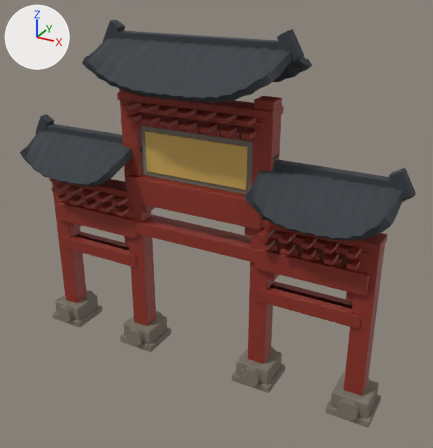
Renders of the glTF model whale-frontend/platform-apps/whale-showcase/public/assets/paifang.glb from each side of a commit.
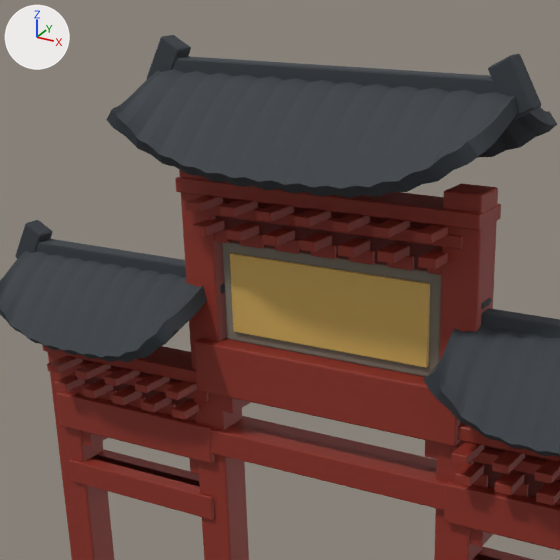
Each version appears first whole from a camera (50 mm lens) standing at (6.08, -10.22, 8.64) and looking at (0.41, 0.08, 3.49), and next in a close-up on the part from 6% to 72% of the width and 0% to 64% of the height. Arrows for +X, +Y and +Z are at upper left; the lights stay in place. The older version's two pictures come first. Vertices at exactly the same position are counted once.

The older version as bpy lines, for what is in view:
```python
me_cube = bpy.data.meshes.new('Cube')
me_cube.from_pydata(...)  # 9531 vertices, 18480 faces; spans x -0.64..8.14, y -1.06..1.06, z -1.95..5.58
# faces by material slot: [5732, 1324, 648, 108, 10668]
me_cube.materials.append(mat_lacquer)  # red #8e2f22
me_cube.materials.append(mat_stonedark)  # brown #7c7568
me_cube.materials.append(mat_lacquerdark)  # dark red #5c1d15
me_cube.materials.append(mat_gold)  # orange #d9b25e
me_cube.materials.append(mat_tile)  # dark grey #343a40
ob_paifang = bpy.data.objects.new('paifang', me_cube)
ob_paifang.location = (-3.75, 0.0, 1.95)
```
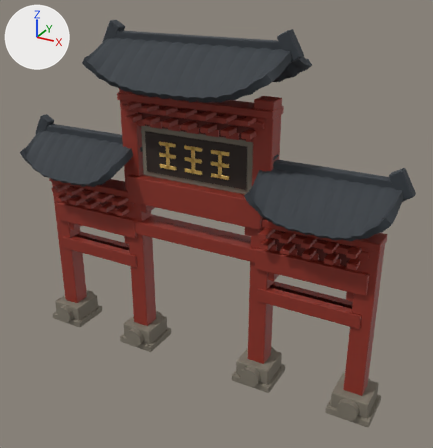
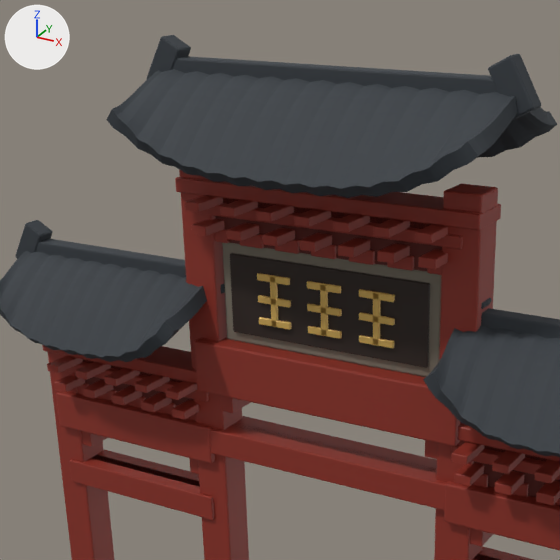
Location of each change, [x1, y1, x2, y2] in pixels of the close-ups (560 x 560 px):
part 1 of me_cube, added
    after: [257, 273, 290, 285]
part 2 of me_cube, added
    after: [258, 295, 291, 308]
part 3 of me_cube, added
    after: [259, 317, 292, 330]
part 4 of me_cube, added
    after: [307, 281, 341, 294]
part 5 of me_cube, added
    after: [307, 303, 342, 316]
part 6 of me_cube, added
    after: [308, 326, 342, 339]
part 7 of me_cube, added
    after: [359, 289, 395, 302]
part 8 of me_cube, added
    after: [359, 312, 395, 326]
part 9 of me_cube, added
    after: [359, 335, 394, 348]
part 10 of me_cube, added
    after: [270, 278, 279, 327]
part 11 of me_cube, added
    after: [320, 285, 328, 336]
part 12 of me_cube, added
    after: [373, 293, 381, 345]
part 13 of me_cube, recoloured (orange to black)
    both: [230, 253, 430, 368]

Edits to the bpy script that builds the scene:
```text
Add mat_plaqueboard:
    mat_plaqueboard = principled_material('plaqueBoard')
    mat_plaqueboard.base_color = (0.0242, 0.0137, 0.00972)  # black #2b1f19
    mat_plaqueboard.roughness = 0.68
Change me_cube:
    remove me_cube.from_pydata(...)  # 9531 vertices, 18480 faces; spans x -0.64..8.14, y -1.06..1.06, z -1.95..5.58
    add me_cube.from_pydata(...)  # 10107 vertices, 19536 faces; spans x -0.64..8.14, y -1.06..1.06, z -1.95..5.58
    me_cube part 1: the loose piece of 24 vertices spanning x 2.77..2.95, y -0.47..0.47, z 3.66..3.76 is copied, and the copy is scaled about its middle by (2.26, 0.0343, 0.719), then moved by (0.27, -0.16, -0.5), in mat_gold (orange #d9b25e); it spans x 2.93..3.33, y -0.17..-0.14, z 3.17..3.24
    me_cube part 2: the loose piece of 24 vertices spanning x 2.96..3.09, y -0.13..0.13, z 3.94..4.02 is copied, and the copy is scaled about its middle by (3.18, 0.127, 0.915), then moved by (0.11, -0.16, -1.02), in mat_gold (orange #d9b25e); it spans x 2.93..3.33, y -0.17..-0.14, z 2.92..3.0
    me_cube part 3: the loose piece of 24 vertices spanning x 2.96..3.09, y -0.13..0.13, z 3.94..4.02 is copied, and the copy is scaled about its middle by (3.18, 0.127, 0.915), then moved by (0.11, -0.16, -1.26), in mat_gold (orange #d9b25e); it spans x 2.93..3.33, y -0.17..-0.14, z 2.68..2.75
    me_cube part 4: the loose piece of 24 vertices spanning x 3.61..3.89, y -0.17..0.17, z 3.52..3.66 is copied, and the copy is scaled about its middle by (1.44, 0.0966, 0.508), then moved by (0.0, -0.16, -0.38), in mat_gold (orange #d9b25e); it spans x 3.55..3.95, y -0.17..-0.14, z 3.17..3.24
    me_cube part 5: the loose piece of 24 vertices spanning x 3.61..3.89, y -0.17..0.17, z 3.52..3.66 is copied, and the copy is scaled about its middle by (1.44, 0.0966, 0.508), then moved by (0.0, -0.16, -0.63), in mat_gold (orange #d9b25e); it spans x 3.55..3.95, y -0.17..-0.14, z 2.92..3.0
    me_cube part 6: the loose piece of 24 vertices spanning x 3.61..3.89, y -0.17..0.17, z 3.52..3.66 is copied, and the copy is scaled about its middle by (1.44, 0.0966, 0.508), then moved by (0.0, -0.16, -0.87), in mat_gold (orange #d9b25e); it spans x 3.55..3.95, y -0.17..-0.14, z 2.68..2.75
    me_cube part 7: the loose piece of 24 vertices spanning x 4.1..4.28, y -0.47..0.47, z 3.66..3.76 is copied, and the copy is scaled about its middle by (2.26, 0.0343, 0.719), then moved by (0.18, -0.16, -0.5), in mat_gold (orange #d9b25e); it spans x 4.17..4.57, y -0.17..-0.14, z 3.17..3.24
    me_cube part 8: the loose piece of 24 vertices spanning x 4.29..4.42, y -0.13..0.13, z 3.94..4.02 is copied, and the copy is scaled about its middle by (3.18, 0.127, 0.915), then moved by (0.02, -0.16, -1.02), in mat_gold (orange #d9b25e); it spans x 4.17..4.57, y -0.17..-0.14, z 2.92..3.0
    me_cube part 9: the loose piece of 24 vertices spanning x 4.29..4.42, y -0.13..0.13, z 3.94..4.02 is copied, and the copy is scaled about its middle by (3.18, 0.127, 0.915), then moved by (0.02, -0.16, -1.26), in mat_gold (orange #d9b25e); it spans x 4.17..4.57, y -0.17..-0.14, z 2.68..2.75
    me_cube part 10: a new loose piece of 24 vertices spanning x 3.09..3.17, y -0.17..-0.14, z 2.68..3.24, in mat_gold (orange #d9b25e)
    me_cube part 11: a new loose piece of 24 vertices spanning x 3.71..3.79, y -0.17..-0.14, z 2.68..3.24, in mat_gold (orange #d9b25e)
    me_cube part 12: a new loose piece of 24 vertices spanning x 4.33..4.41, y -0.17..-0.14, z 2.68..3.24, in mat_gold (orange #d9b25e)
    me_cube part 13: 108 faces spanning x 2.56..4.94, y -0.14..0.14, z 2.52..3.4 switch from mat_gold (orange #d9b25e) to mat_plaqueboard (black #2b1f19)
    other edits to the shape of me_cube do not show in these pictures
```
